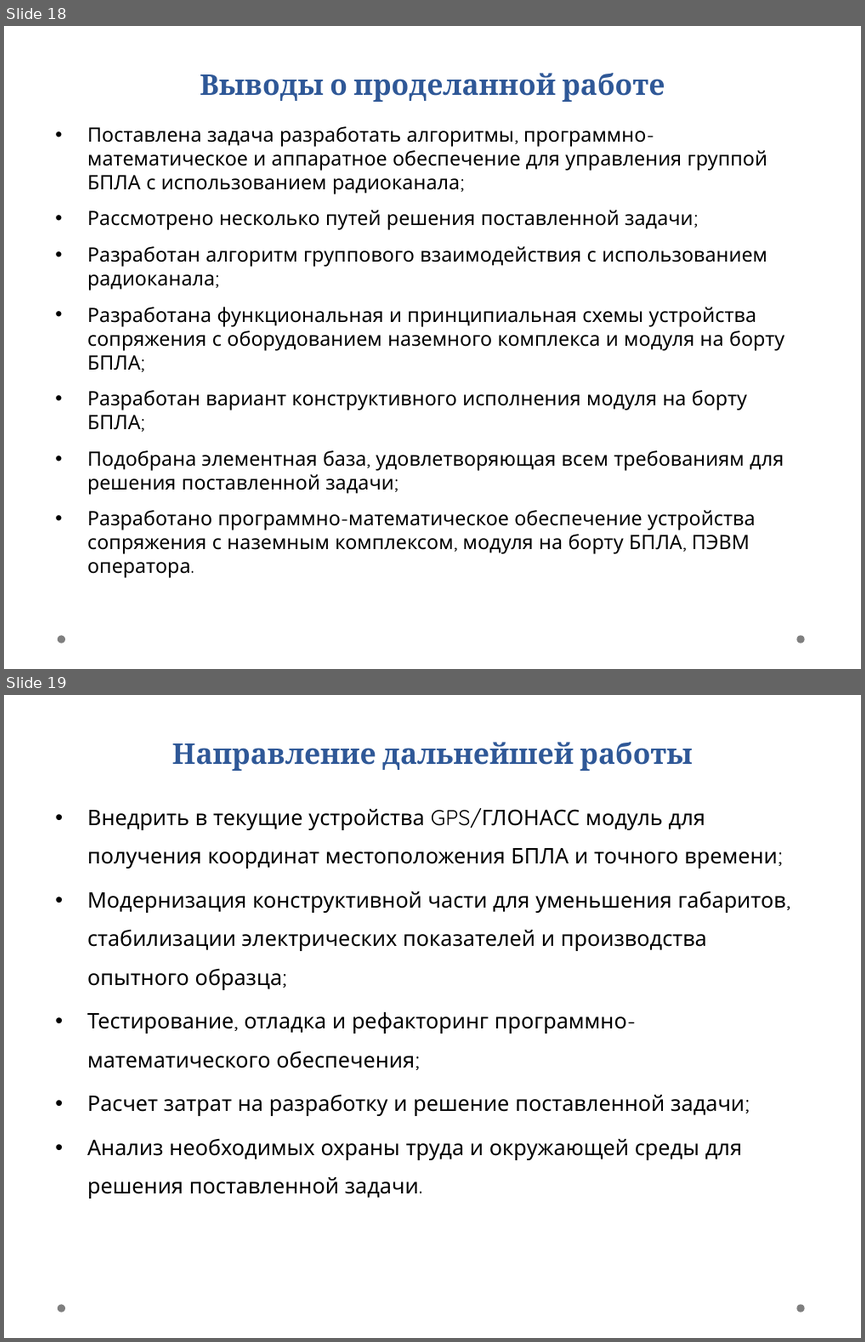
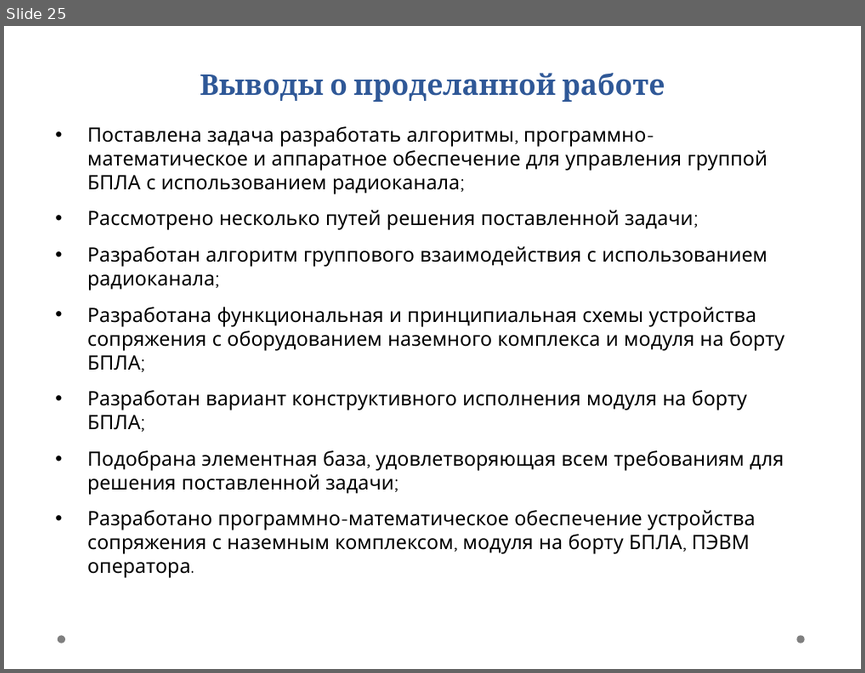
Before and after one commit to Farades/diplom, a slide deck: doc/Мацепура.ppt. Shown one above the other, each under a label of ours: slides 18 and 19 before the commit, slide 25 after it. The pictures are 865x1342 and 865x673 pixels, drawn with LibreOffice and Linux fonts; fonts in the diff are those of the drawing; background and template pictures are left out. Boxes give left, top, right and bottom in pixels: in the first picture for what was removed or moved away, otherwise in the second. Text is boxed around its words. In the diff, an @@ line names an element or a change of style, - is before the commit and + after.

Commit message:
some fixed in presentation

```diff
--- a/doc/Мацепура.ppt
+++ b/doc/Мацепура.ppt
@@ slide 19 removed at bbox=[4, 695, 861, 1338], background picture (left out); not listed: 2 template elements that a slide beside it also shows @@
@@ title removed at bbox=[172, 742, 692, 771] @@
-Направление дальнейшей работы
@@ text removed at bbox=[87, 808, 786, 1198] @@
-• Внедрить в текущие устройства GPS/ГЛОНАСС модуль для получения координат местоположения БПЛА и точного времени;
-• Модернизация конструктивной части для уменьшения габаритов, стабилизации электрических показателей и производства опытного образца;
-• Тестирование, отладка и рефакторинг программно-математического обеспечения;
-• Расчет затрат на разработку и решение поставленной задачи;
-• Анализ необходимых охраны труда и окружающей среды для решения поставленной задачи.
@@ what was slide 18 is now slide 25 @@
```
Also in this commit, not shown: 2 slides changed, 7 slides added, 4 other files.
